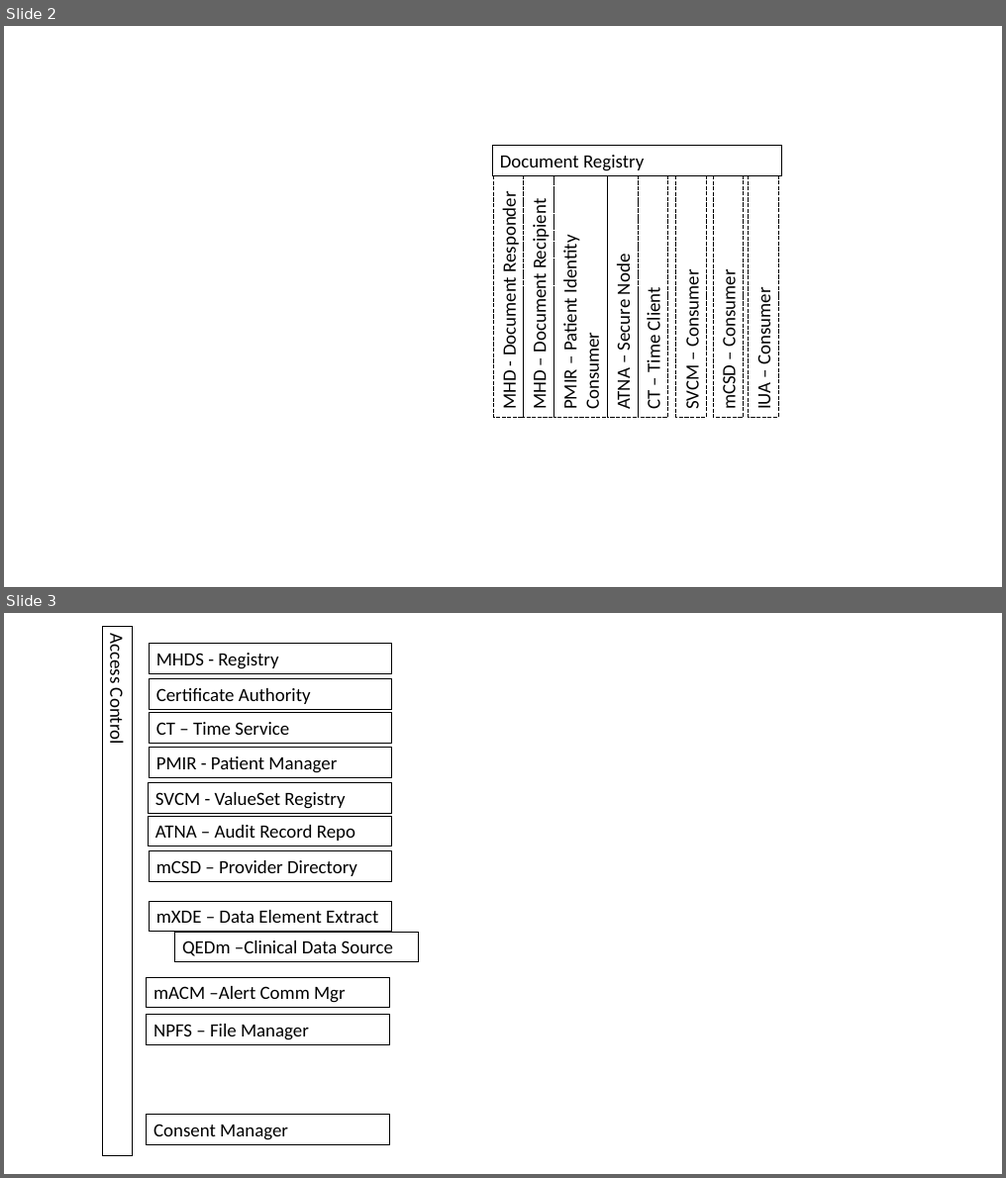
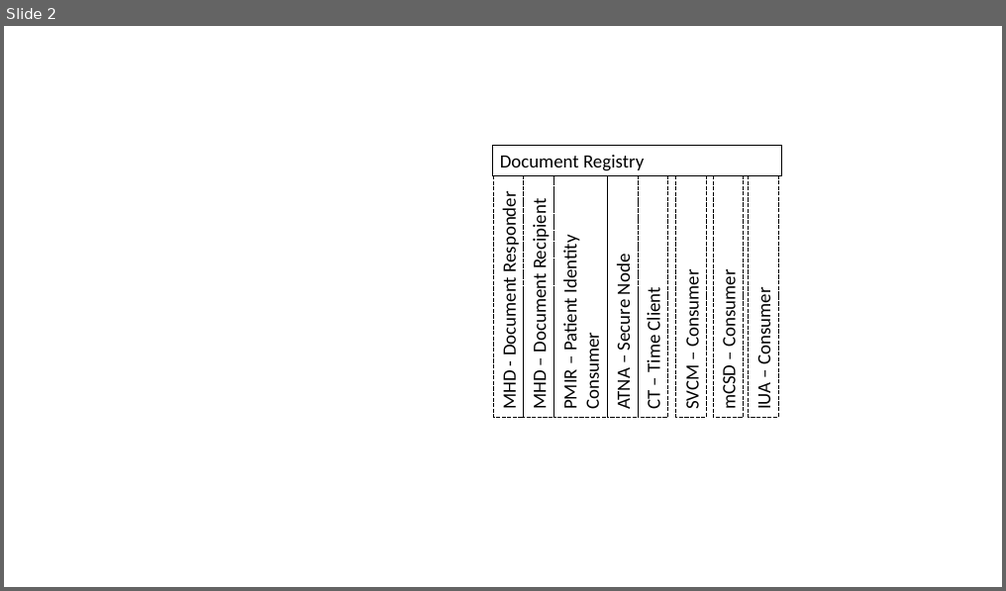
Before and after one commit to IHE/IT-Infrastructure, a slide deck: MHDS/Diagrams.pptx. Shown one above the other, each under a label of ours: slides 2 and 3 before the commit, slide 2 after it. The pictures are 1006x1178 and 1006x591 pixels, drawn with LibreOffice and Linux fonts; fonts in the diff are those of the drawing. Boxes give left, top, right and bottom in pixels: in the first picture for what was removed or moved away, otherwise in the second. Text is boxed around its words. In the diff, an @@ line names an element or a change of style, - is before the commit and + after.

```diff
--- a/MHDS/Diagrams.pptx
+++ b/MHDS/Diagrams.pptx
@@ slide 3 removed at (4,613,1002,1174), background #FFFFFF @@
@@ rectangle removed at (103,626,133,1156) @@
-Access Control
@@ rectangle removed at (150,644,392,673) @@
-MHDS - Registry
@@ rectangle removed at (150,679,392,709) @@
-Certificate Authority
@@ rectangle removed at (150,713,392,743) @@
-CT – Time Service
@@ rectangle removed at (150,748,392,777) @@
-PMIR - Patient Manager
@@ rectangle removed at (149,783,392,813) @@
-SVCM - ValueSet Registry
@@ rectangle removed at (149,817,392,847) @@
-ATNA – Audit Record Repo
@@ rectangle removed at (150,852,392,881) @@
-mCSD – Provider Directory
@@ rectangle removed at (150,901,392,931) @@
-mXDE – Data Element Extract
@@ rectangle removed at (174,932,418,961) @@
-QEDm –Clinical Data Source
@@ rectangle removed at (147,977,389,1008) @@
-mACM –Alert Comm Mgr
@@ rectangle removed at (147,1015,389,1045) @@
-NPFS – File Manager
@@ rectangle removed at (147,1115,389,1145) @@
-Consent Manager
```
Also in this commit, not shown: 4 slides changed, 2 other files.
